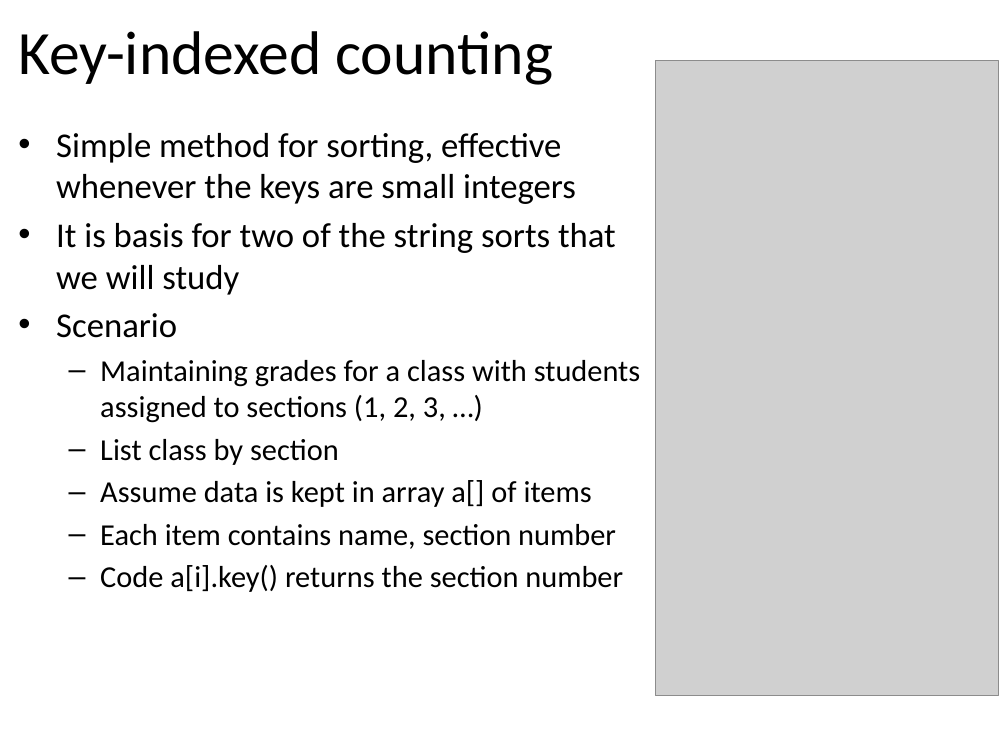
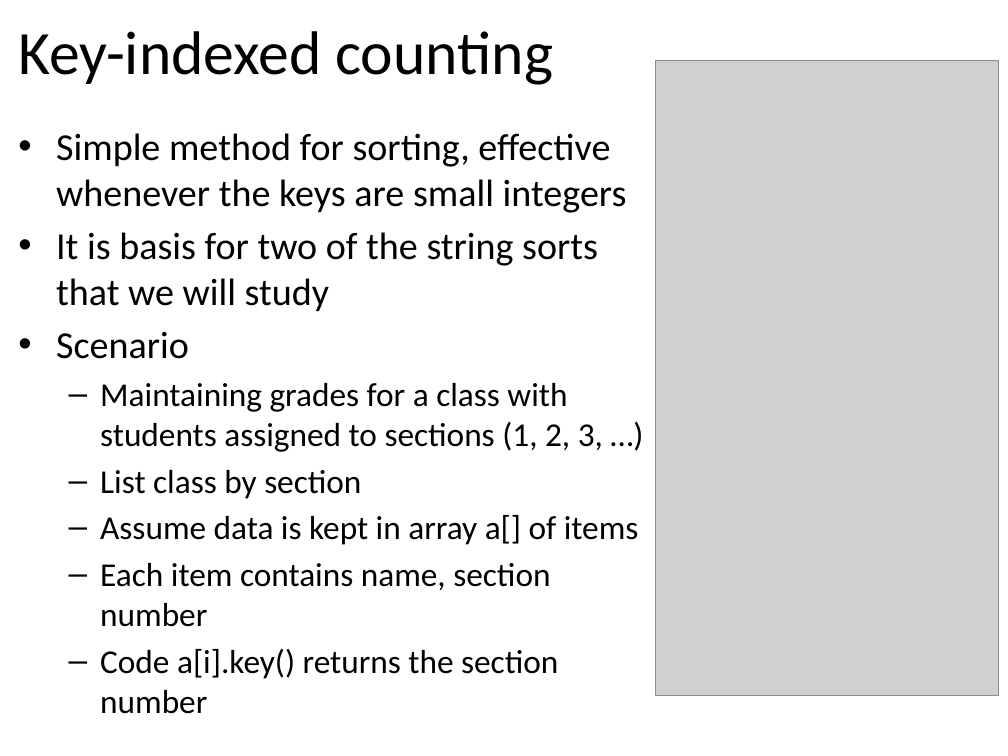
Before and after one commit to tutrunghieu/dsa-2017-java-tutorial, a slide deck: slide 31 of dsa2017-java-online/handouts/data-day06-string/Lecture 10, 11 (Teach in 2 days) - String.pptx (slide 9 before the commit). Drawn at 1008x756 pixels with LibreOffice and Linux fonts; fonts in the diff are those of the drawing; grey boxes stand for pictures. Boxes give left, top, right and bottom in pixels: in the first picture for what was removed or moved away, otherwise in the second. Text is boxed around its words. In the diff, an @@ line names an element or a change of style, - is before the commit and + after.

```diff
--- a/dsa2017-java-online/handouts/data-day06-string/Lecture 10, 11 (Teach in 2 days) - String.pptx
+++ b/dsa2017-java-online/handouts/data-day06-string/Lecture 10, 11 (Teach in 2 days) - String.pptx
@@ text "Simple method for sorting, effective ..." at bbox=[56, 133, 639, 679]: size 24.8 to 27.2 pt in "Simple method for sorting, effective whenever the ...", "It is basis for two of the ...", "Scenario"; size 21.7 to 23.8 pt in "Maintaining grades for a class with students ...", "List class by section", "Assume data is kept in array a[] ...", "Each item contains name, section number" and 1 more places @@
```
Also in this commit, not shown: 3 other slides changed, 9 slides added, 5 slides removed, 1 other file.
